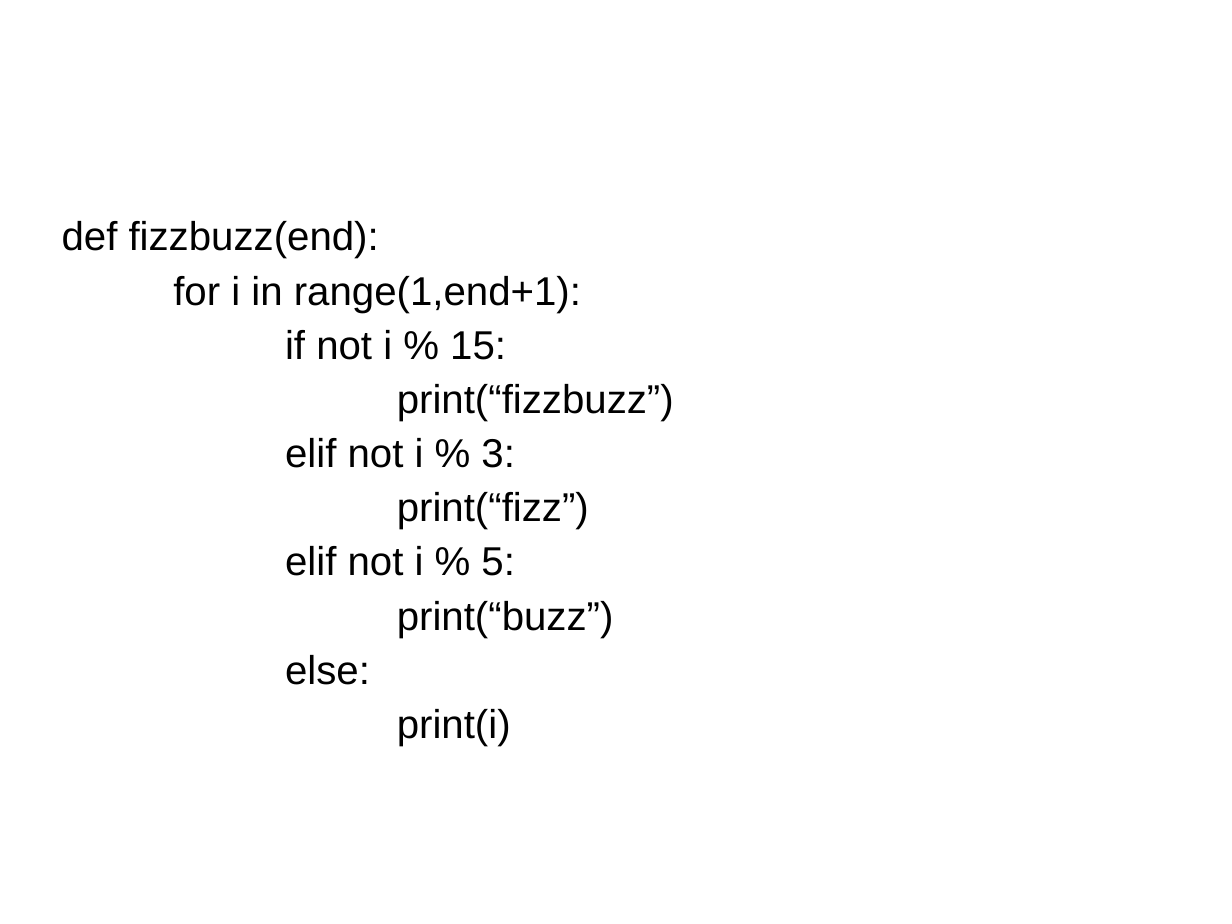
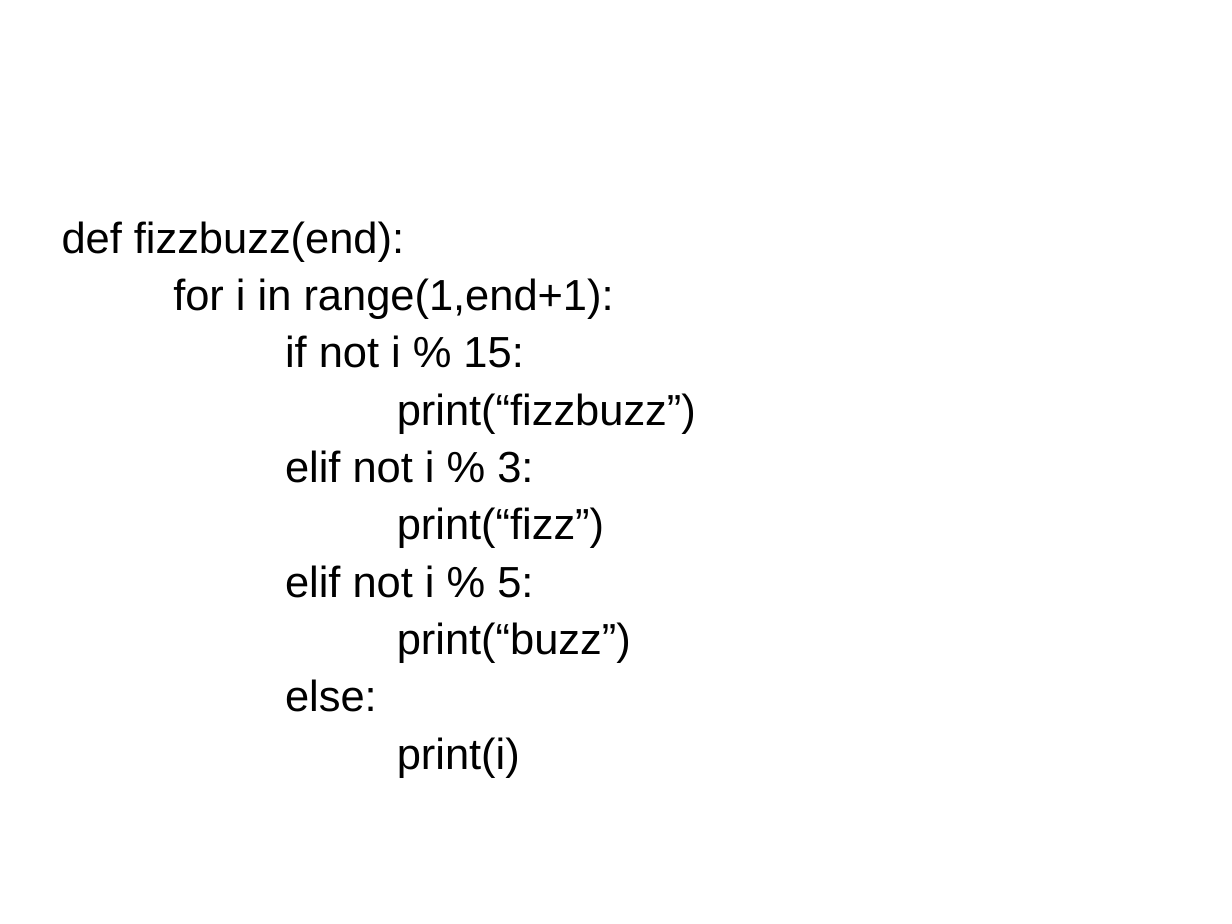
Before and after one commit to oumugai/siryou, a slide deck: slide 17 of 内包表記.pptx. Drawn at 1232x924 pixels with LibreOffice and Linux fonts; fonts in the diff are those of the drawing; background and template pictures are left out. Boxes give left, top, right and bottom in pixels: in the first picture for what was removed or moved away, otherwise in the second. Text is boxed around its words. In the diff, an @@ line names an element or a change of style, - is before the commit and + after.

```diff
--- a/内包表記.pptx
+++ b/内包表記.pptx
@@ text "def fizzbuzz(end):" at (62, 221, 696, 778): size 25.9 to 28 pt @@
```
Also in this commit, not shown: 6 other slides changed.
